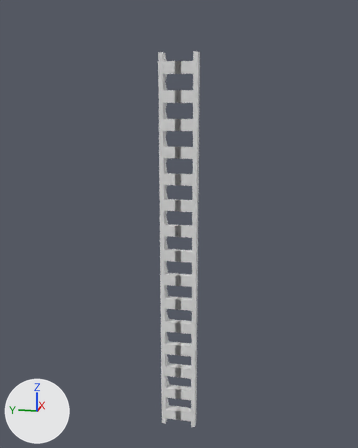
The Blender file Assets/Models/Cove/ladder.blend, before and after one commit.
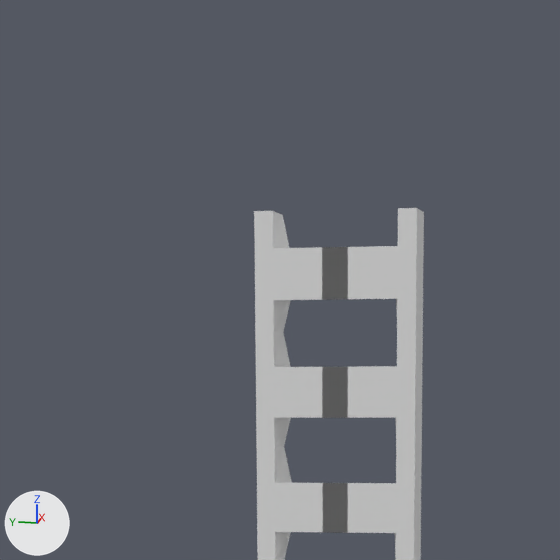
Each version is shown whole from a 50 mm lens placed at (-11.51, -2.3, 8.1), pointed at (0.1, 0.02, 5.2), then close up on the part from 27% to 65% of the width and 0% to 31% of the height. Lighting does not change. The marker at lower left points along +X, +Y and +Z.
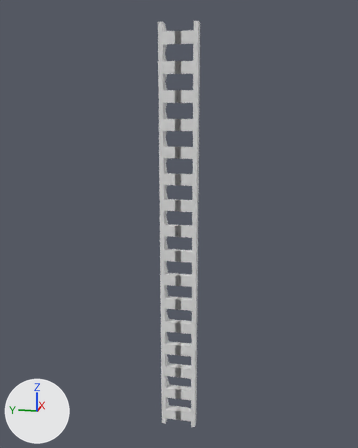
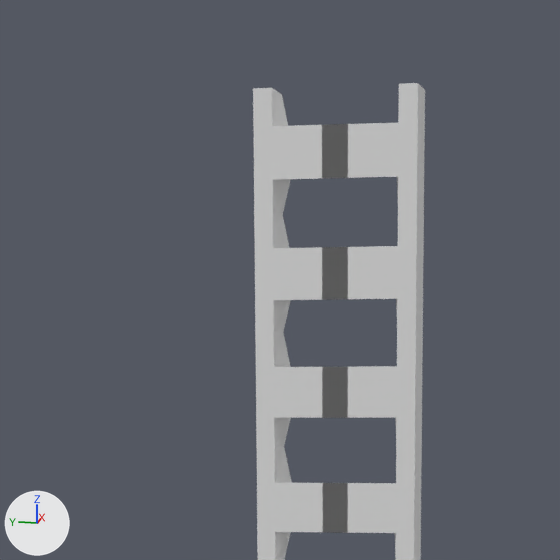
Pixel boxes [x1, y1, x2, y2] of what changed, in the close-ups (560 x 560 px):
```json
{"object": "Cube", "change": "modifiers changed", "before": [254, 208, 424, 560], "after": [253, 83, 425, 560]}
```

The change, as JSON lines over the scene's bpy script:
```json
{"block": "ob_cube", "where": "_m = ob_cube.modifiers.new('Array', 'ARRAY')"}
{"op": "set", "path": "_m.count", "old": "15", "new": "16"}
```
